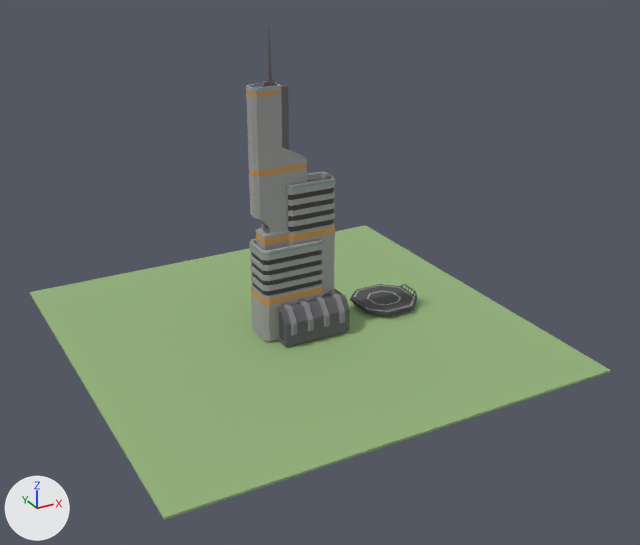
What one commit did to the glTF model packages/client/public/assets/models/buildings/cold-fusion-facility.glb.
Both versions are drawn from a 50 mm camera at (-26.9, -52.8, 30.6) aimed at (0.5, -3.0, 5.7). The lights are fixed; the arrows at lower left show +X, +Y and +Z. The picture after the commit comes second.

Objects in the first picture: 'ColdFusion_Main', 'ColdFusion_Pad', 'Ground'.
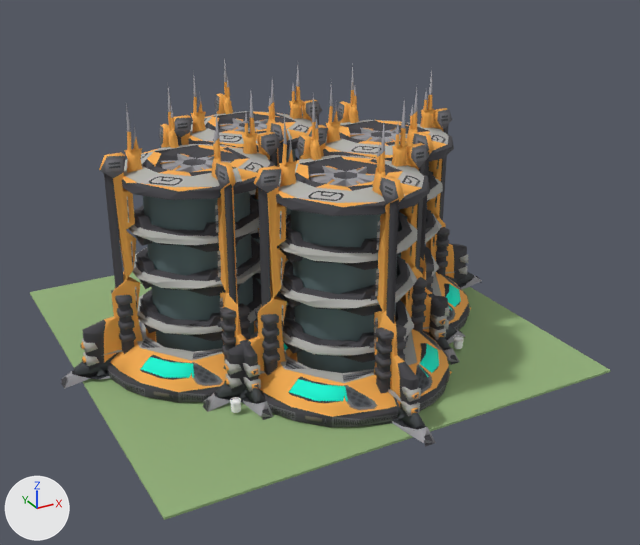
Not visible in the pictures: 'ColdFusion_Core'.

Where the change shows, as pixel boxes [x1, y1, x2, y2] in the pictures (640 x 545 px):
'ColdFusion_Pg_S', added: after [203, 94, 465, 447]
'ColdFusion_Pg_W', added: after [61, 88, 292, 420]
'ColdFusion_Main', deleted: before [246, 25, 350, 347]
'ColdFusion_Pg_E', added: after [286, 63, 482, 365]
'ColdFusion_Pg_N', added: after [174, 57, 322, 284]
'ColdFusion_Pad', deleted: before [350, 284, 417, 318]
'ColdFusion_Cell_SW', added: after [230, 397, 241, 413]
'ColdFusion_Cell_SE', added: after [453, 335, 464, 349]

Patch to the scene script:
```diff
--- a/packages/client/public/assets/models/buildings/cold-fusion-facility.glb.py
+++ b/packages/client/public/assets/models/buildings/cold-fusion-facility.glb.py
@@ img_polygonscifiworlds_texture_01_a @@
+img_polygonscifiworlds_texture_01_a = load_image('PolygonScifiWorlds_Texture_01_A', '_unpacked/PolygonScifiWorlds_Texture_01_A', 4096, 4096, 'sRGB')
@@ mat_polygonscifihorror_01_a @@
+mat_polygonscifihorror_01_a = principled_material('PolygonSciFiHorror_01_A')
+mat_polygonscifihorror_01_a.base_color = (1.0, 1.0, 1.0)  # white #ffffff
+mat_polygonscifihorror_01_a.roughness = 0.85
@@ mat_polygonscifiworlds_texture_01_a @@
+mat_polygonscifiworlds_texture_01_a = principled_material('PolygonScifiWorlds_Texture_01_A')
+mat_polygonscifiworlds_texture_01_a.texture = img_polygonscifiworlds_texture_01_a
+mat_polygonscifiworlds_texture_01_a.roughness = 0.85
@@ me_mesh_017 @@
+me_mesh_017.from_pydata(...)  # 111 vertices, 165 faces; spans x -0.367..0.367, y -0.367..0.367, z -0.497..0.488
+me_mesh_017.materials.append(mat_polygonscifihorror_01_a)  # white #ffffff
@@ me_mesh_012 @@
+me_mesh_012.from_pydata(...)  # 1725 vertices, 2636 faces; spans x -10.1..10.1, y -10.1..10.1, z 0.0..18.3
+me_mesh_012.materials.append(mat_polygonscifiworlds_texture_01_a)  # picture img_polygonscifiworlds_texture_01_a
@@ me_mesh_002 @@
+me_mesh_002.from_pydata(...)  # 1725 vertices, 2636 faces; spans x -10.1..10.1, y -10.1..10.1, z 0.0..18.3
+me_mesh_002.materials.append(mat_polygonscifiworlds_texture_01_a)  # picture img_polygonscifiworlds_texture_01_a
@@ me_mesh_1 @@
+me_mesh_1.from_pydata(...)  # 1269 vertices, 1908 faces; spans x -2.62..2.62, y -2.49..2.49, z 0.0..4.85
+me_mesh_1.materials.append(mat_polygonscifihorror_01_a)  # white #ffffff
@@ ob_coldfusion_main @@
-ob_coldfusion_main = bpy.data.objects.new('ColdFusion_Main', me_mesh)
-ob_coldfusion_main.location = (0.0, 0.0, 0.15)
@@ ob_coldfusion_pad @@
-ob_coldfusion_pad = bpy.data.objects.new('ColdFusion_Pad', me_mesh_001)
-ob_coldfusion_pad.location = (0.0, 0.0, 0.15)
@@ ob_coldfusion_cell_sw @@
+ob_coldfusion_cell_sw = bpy.data.objects.new('ColdFusion_Cell_SW', me_mesh_017)
+ob_coldfusion_cell_sw.location = (-8.61, -8.61, 0.64)
@@ ob_coldfusion_cell_se @@
+ob_coldfusion_cell_se = bpy.data.objects.new('ColdFusion_Cell_SE', me_mesh_017.copy())
+ob_coldfusion_cell_se.location = (8.61, -8.61, 0.64)
@@ ob_coldfusion_pg_w @@
+ob_coldfusion_pg_w = bpy.data.objects.new('ColdFusion_Pg_W', me_mesh_012)
+ob_coldfusion_pg_w.location = (-7.17, 0.0, 0.15)
@@ ob_coldfusion_pg_e @@
+ob_coldfusion_pg_e = bpy.data.objects.new('ColdFusion_Pg_E', me_mesh_012.copy())
+ob_coldfusion_pg_e.location = (7.17, 0.0, 0.15)
@@ ob_coldfusion_pg_s @@
+ob_coldfusion_pg_s = bpy.data.objects.new('ColdFusion_Pg_S', me_mesh_012.copy())
+ob_coldfusion_pg_s.location = (0.0, -7.17, 0.15)
@@ ob_coldfusion_pg_n @@
+ob_coldfusion_pg_n = bpy.data.objects.new('ColdFusion_Pg_N', me_mesh_002)
+ob_coldfusion_pg_n.location = (0.0, 7.17, 0.15)
@@ ob_coldfusion_core @@
+ob_coldfusion_core = bpy.data.objects.new('ColdFusion_Core', me_mesh_1)
+ob_coldfusion_core.location = (0.0, 0.0, 0.15)
```
